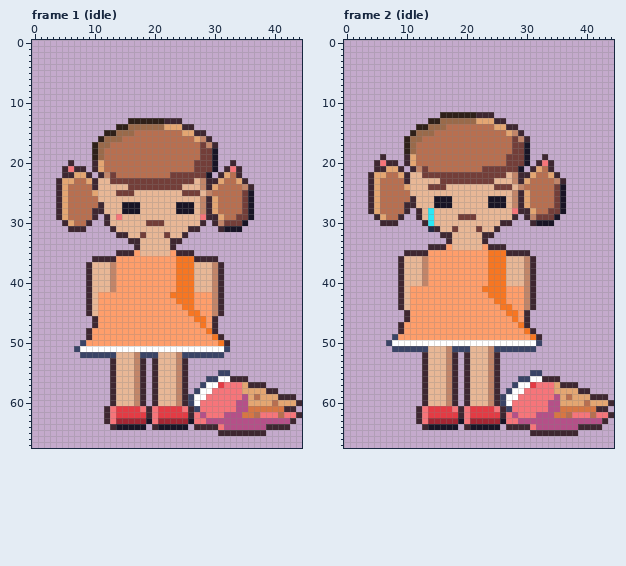
Edited in one commit: pixel-art file (art/hood-city/dropped-cone@94.aseprite). Above: the version before the commit.
45x68 pixels, 2 frames. Shown: frame 1 (idle), frame 2 (idle).
The same view after the edit:
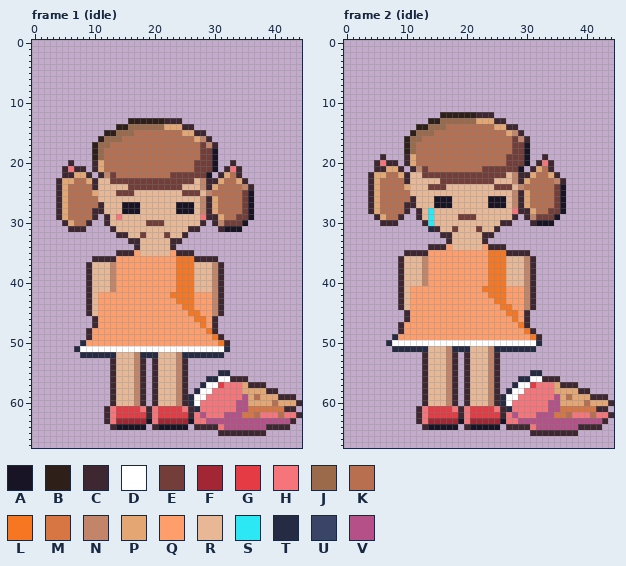
Palette (. is transparent): A #181425  B #2e2019  C #3e2731  D #ffffff  E #733e39  F #a22633  G #e43b44  H #f6757a  J #9a6a4a  K #b86f50  L #f77622  M #d77643  N #c28569  P #e4a672  Q #ff9e6b  R #e8b796  S #2ce8f5  T #262b44  U #3a4466  V #b55088
From old to new:
Frame 1 (idle):
The edit turns colour U into colour T in row 50 at x 8; in row 51 at x 7 and 32; in row 52 at x 8 to 13, 18 to 20 and 25 to 31; in row 55 at x 31 to 32; in row 56 at x 29 to 30; in row 57 at x 28.
The edit turns colour U into colour T in row 58 at x 27; in rows 59 to 60 at x 26; in row 61 at x 27.
Frame 2 (idle):
The edit turns colour U into colour T in row 49 at x 8; in row 50 at x 7 and 32; in row 51 at x 8 to 13, 18 to 20 and 25 to 31; in row 55 at x 31 to 32; in row 56 at x 29 to 30; in row 57 at x 28.
The edit turns colour U into colour T in row 58 at x 27; in rows 59 to 60 at x 26; in row 61 at x 27.
Boxes around the changes in both pictures, in picture pixels (x1, y1, x2, y2):
changed: (74, 340, 116, 358)
changed: (182, 346, 230, 412)
changed: (140, 352, 158, 358)
changed: (386, 334, 428, 352)
changed: (494, 340, 542, 412)
changed: (452, 346, 470, 352)
